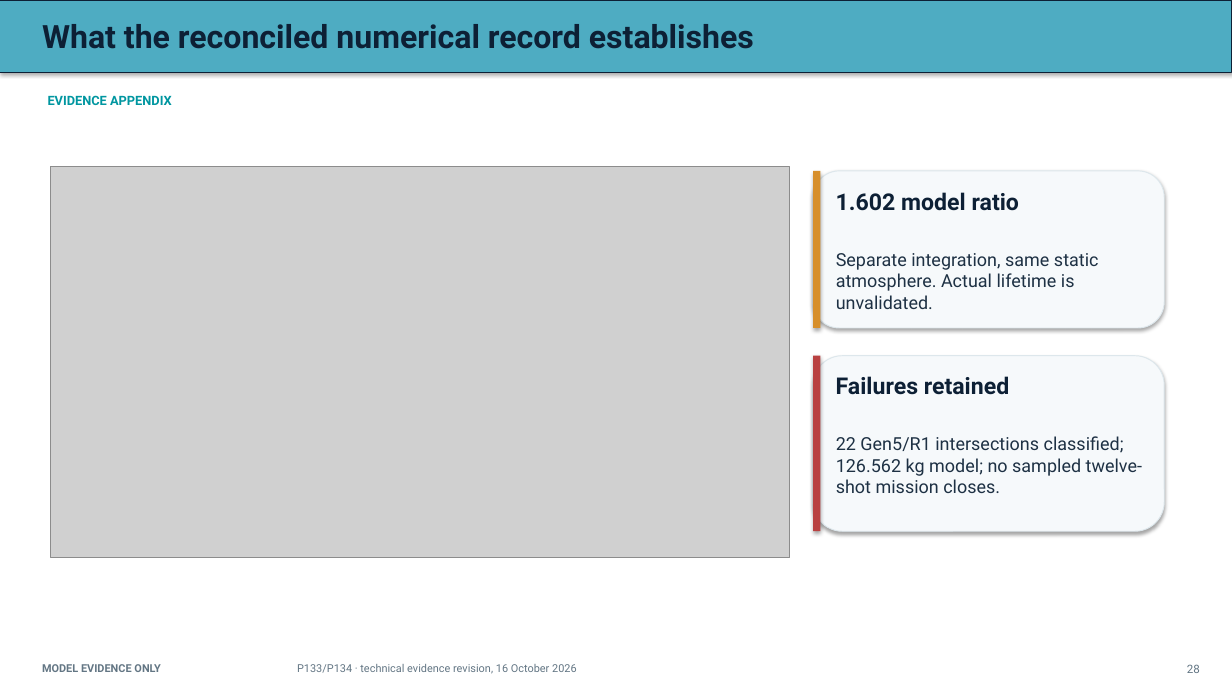
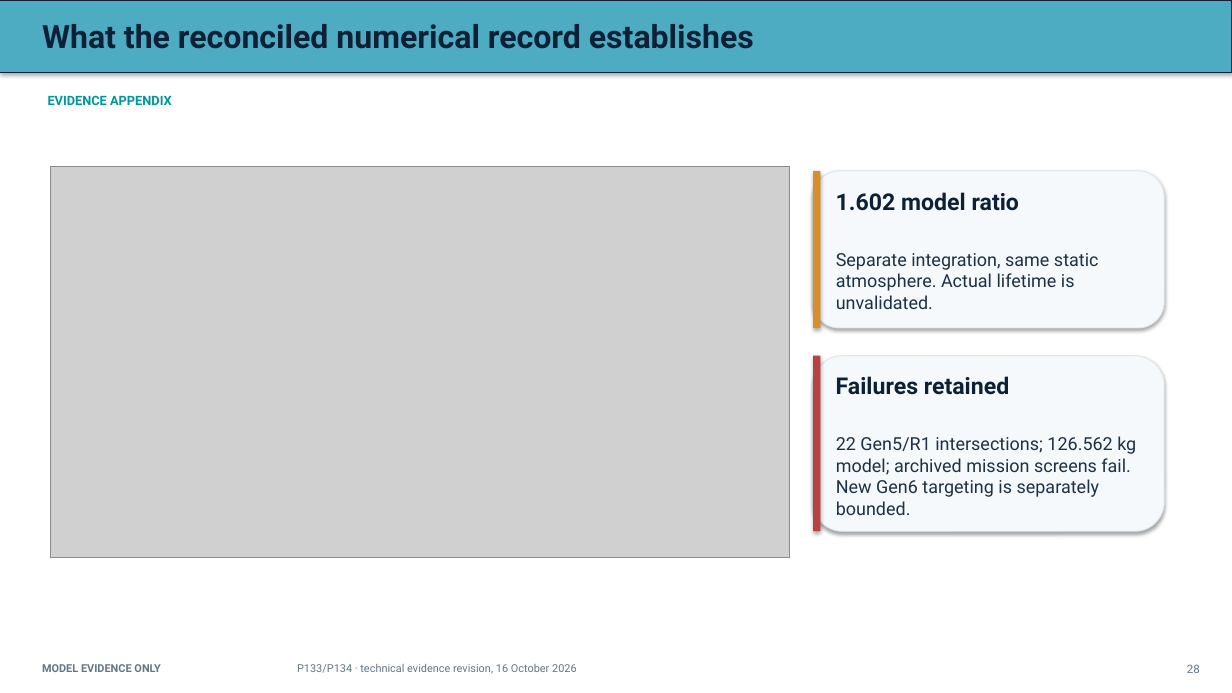
Before and after one commit to aaaaaaaaaaaavm/VOLLEY-thesis, a slide deck: slide 28 of university/final_review_2026_10_10/VOLLEY_Final_Review_2026-10-10.pptx. Drawn at 1232x693 pixels with LibreOffice and Linux fonts; fonts in the diff are those of the drawing; grey boxes stand for pictures. Boxes give left, top, right and bottom in pixels: in the first picture for what was removed or moved away, otherwise in the second. Text is boxed around its words. In the diff, an @@ line names an element or a change of style, - is before the commit and + after.

```diff
--- a/university/final_review_2026_10_10/VOLLEY_Final_Review_2026-10-10.pptx
+++ b/university/final_review_2026_10_10/VOLLEY_Final_Review_2026-10-10.pptx
@@ text at [836, 436, 1136, 515]: text changed @@
-22 Gen5/R1 intersections classified; 126.562 kg model; no sampled twelve-shot mission closes.
+22 Gen5/R1 intersections; 126.562 kg model; archived mission screens fail. New Gen6 targeting is separately bounded.
```
Also in this commit, not shown: 3 other slides changed, 1 slide added, 17 other files.
